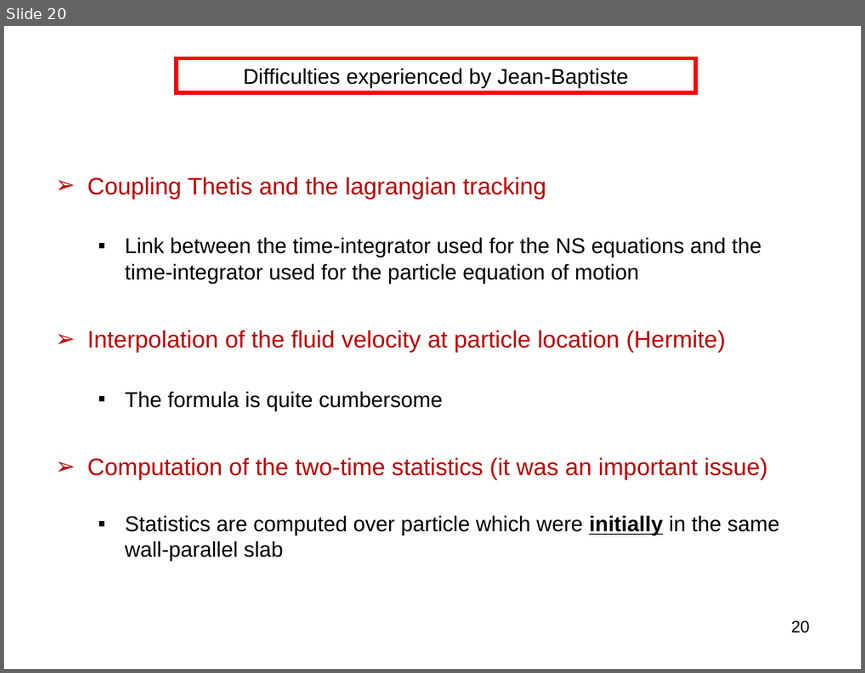
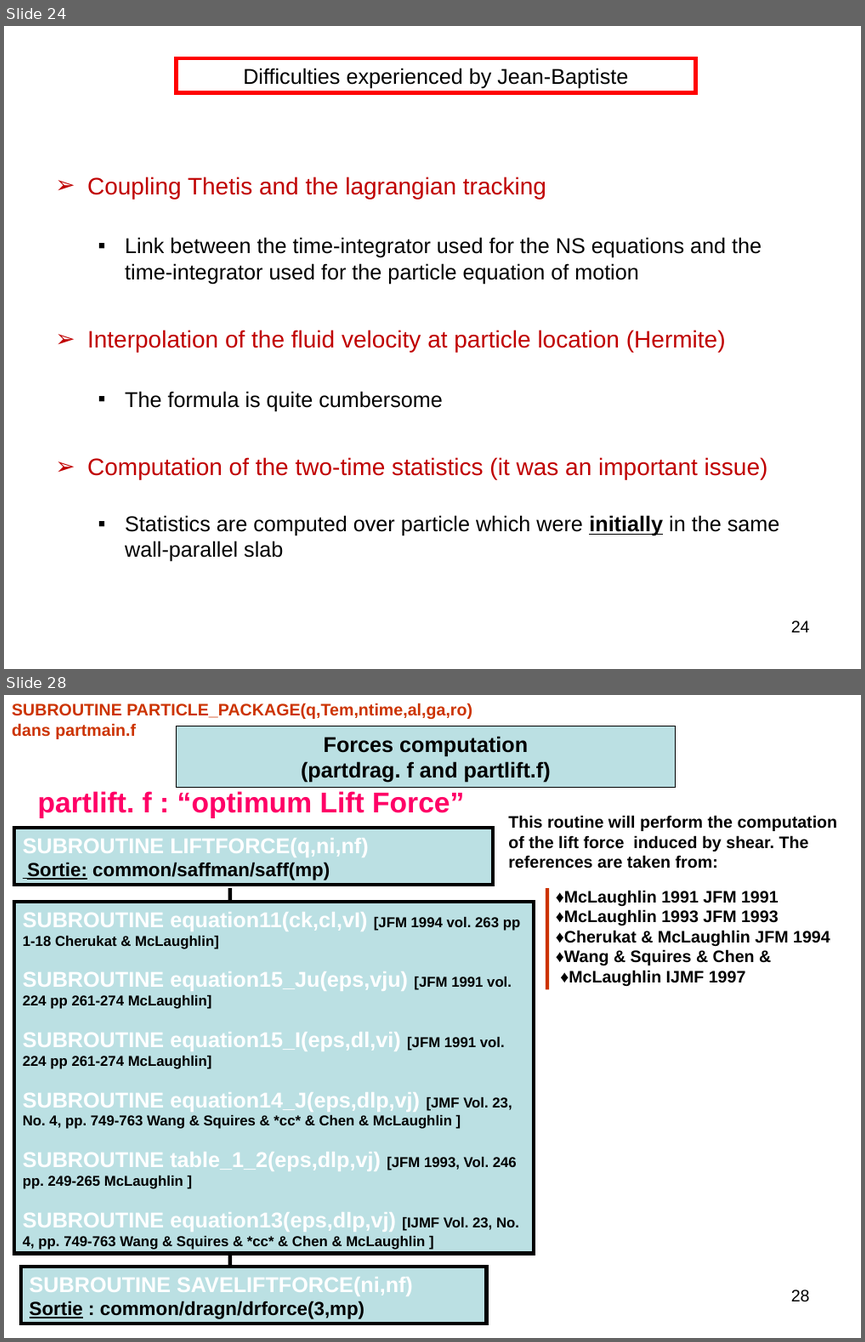
Before and after one commit to markus-abel/parpar, a slide deck: Suivi_lagrangien.ppt. Shown one above the other, each under a label of ours: slide 20 before the commit, slides 24 and 28 after it; the slides between them are not shown. The pictures are 865x673 and 865x1342 pixels, drawn with LibreOffice and Linux fonts; fonts in the diff are those of the drawing. Boxes give left, top, right and bottom in pixels: in the first picture for what was removed or moved away, otherwise in the second. Text is boxed around its words. In the diff, an @@ line names an element or a change of style, - is before the commit and + after.

```diff
--- a/Suivi_lagrangien.ppt
+++ b/Suivi_lagrangien.ppt
@@ slide 28 added at <box>4,695,861,1338</box>, background #FFFFFF @@
@@ text added at <box>12,703,472,739</box>, 14 pt, text #CC3300, bold @@
+SUBROUTINE PARTICLE_PACKAGE(q,Tem,ntime,al,ga,ro)
+dans partmain.f
@@ rectangle added at <box>177,726,676,787</box>, fill #BBE0E3, outline #000000 0.74 pt, 18 pt, text #000000, bold @@
+Forces computation
+(partdrag. f and partlift.f)
@@ text added at <box>38,791,464,818</box>, 24 pt, text #FF0066, bold @@
+partlift. f : “optimum Lift Force”
@@ text added at <box>508,815,838,868</box>, 14 pt, text #000000, bold @@
+This routine will perform the computation of the lift force induced by shear. The references are taken from:
@@ rectangle added at <box>14,828,494,885</box>, fill #BBE0E3, outline #000000 3 pt, 16 pt, text #000000, bold @@
+SUBROUTINE LIFTFORCE(q,ni,nf)
+Sortie: common/saffman/saff(mp)
@@ line added from (230, 888) to (230, 1287), #000000 3.26 pt @@
@@ line added from (547, 888) to (547, 990), #CC3300 3 pt @@
@@ text added at <box>556,890,830,986</box>, 14 pt, text #000000, bold @@
+♦McLaughlin 1991 JFM 1991
+♦McLaughlin 1993 JFM 1993
+♦Cherukat & McLaughlin JFM 1994
+♦Wang & Squires & Chen &
+♦McLaughlin IJMF 1997
@@ rectangle added at <box>14,902,534,1253</box>, fill #BBE0E3, outline #000000 3 pt, 12 pt, text #000000, bold @@
+SUBROUTINE equation11(ck,cl,vI) [JFM 1994 vol. 263 pp 1-18 Cherukat & McLaughlin]
+SUBROUTINE equation15_Ju(eps,vju) [JFM 1991 vol. 224 pp 261-274 McLaughlin]
+SUBROUTINE equation15_I(eps,dl,vi) [JFM 1991 vol. 224 pp 261-274 McLaughlin]
+SUBROUTINE equation14_J(eps,dlp,vj) [JMF Vol. 23, No. 4, pp. 749-763 Wang & Squires & *cc* & Chen & McLaughlin ]
+SUBROUTINE table_1_2(eps,dlp,vj) [JFM 1993, Vol. 246 pp. 249-265 McLaughlin ]
+SUBROUTINE equation13(eps,dlp,vj) [IJMF Vol. 23, No. 4, pp. 749-763 Wang & Squires & *cc* & Chen & McLaughlin ]
@@ rectangle added at <box>21,1265,487,1323</box>, fill #BBE0E3, outline #000000 3 pt, 16 pt, text #000000, bold @@
+SUBROUTINE SAVELIFTFORCE(ni,nf)
+Sortie : common/dragn/drforce(3,mp)
@@ page number added at <box>791,1289,810,1302</box>, 14 pt, text #000000 @@
+28
@@ what was slide 20 is now slide 24 @@
@@ page number at <box>791,620,810,632</box>: text changed @@
-20
+24
```
Also in this commit, not shown: 7 slides changed, 8 other slides added.
